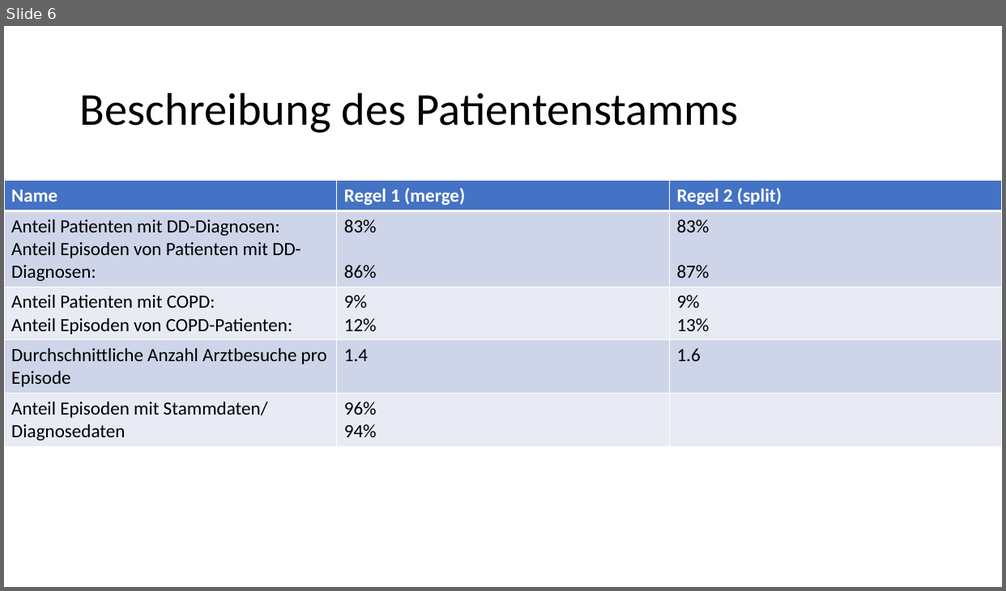
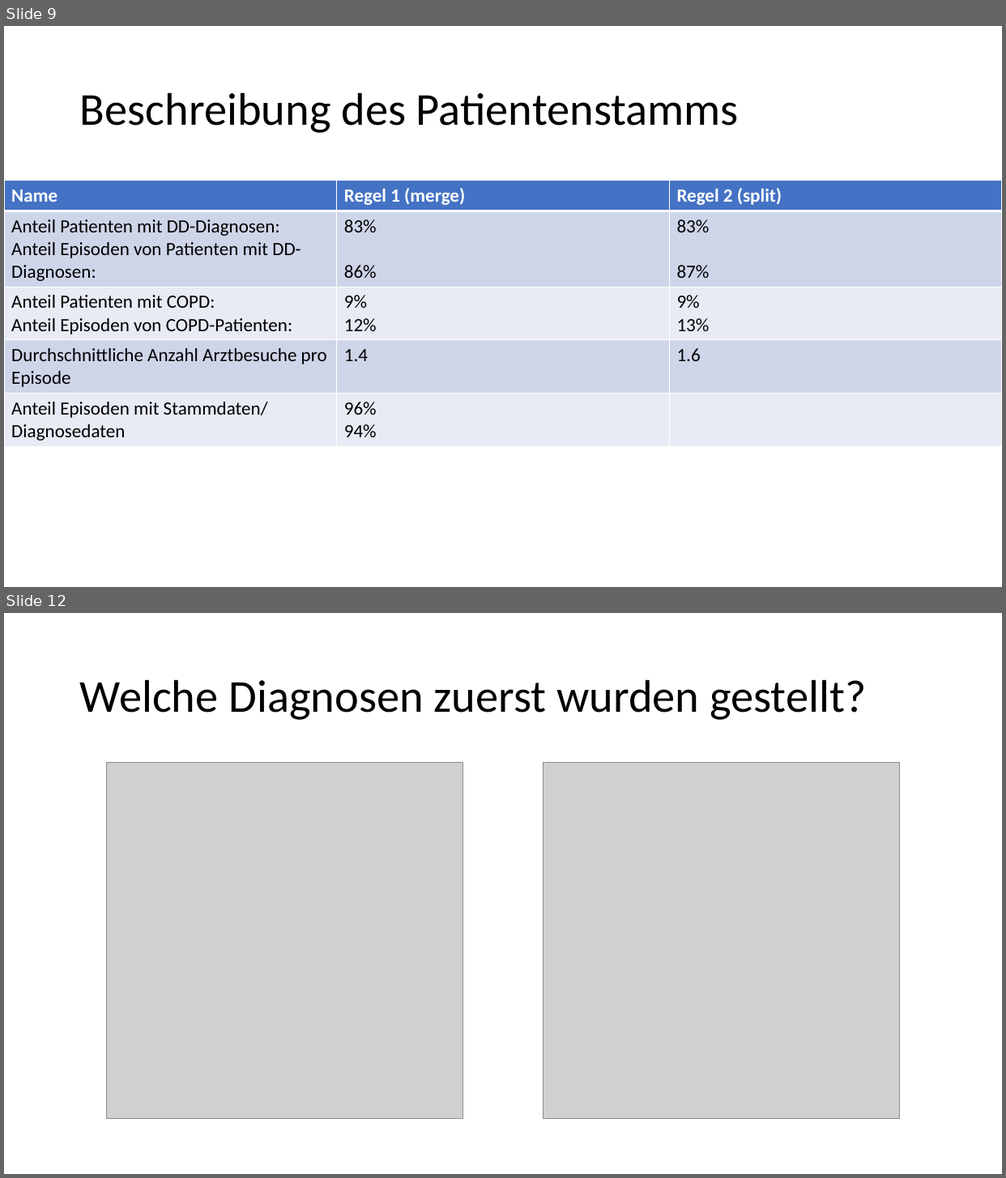
Before and after one commit to rapkroes/Code_UKSH_Husten, a slide deck: presentation Steinhaeuser 20_12_23.pptx. Shown one above the other, each under a label of ours: slide 6 before the commit, slides 9 and 12 after it; the slides between them are not shown. The pictures are 1006x591 and 1006x1178 pixels, drawn with LibreOffice and Linux fonts; fonts in the diff are those of the drawing; grey boxes stand for pictures. Boxes give left, top, right and bottom in pixels: in the first picture for what was removed or moved away, otherwise in the second. Text is boxed around its words. In the diff, an @@ line names an element or a change of style, - is before the commit and + after.

```diff
--- a/presentation Steinhaeuser 20_12_23.pptx
+++ b/presentation Steinhaeuser 20_12_23.pptx
@@ slide 12 added at (x1=4, y1=613, x2=1002, y2=1174), background #FFFFFF @@
@@ title added at (x1=80, y1=679, x2=866, y2=720), 44 pt, text #000000 @@
+Welche Diagnosen zuerst wurden gestellt?
@@ picture added at (x1=107, y1=763, x2=463, y2=1119) @@
@@ picture added at (x1=543, y1=763, x2=899, y2=1119) @@
@@ what was slide 6 is now slide 9 @@
```
Also in this commit, not shown: 2 slides changed, 22 other slides added, 1 other file.
